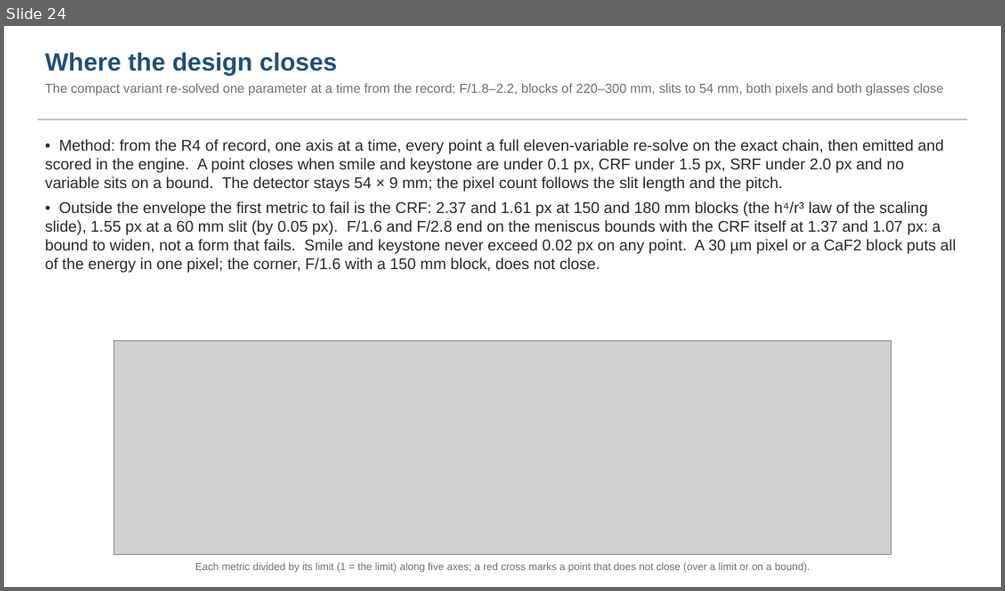
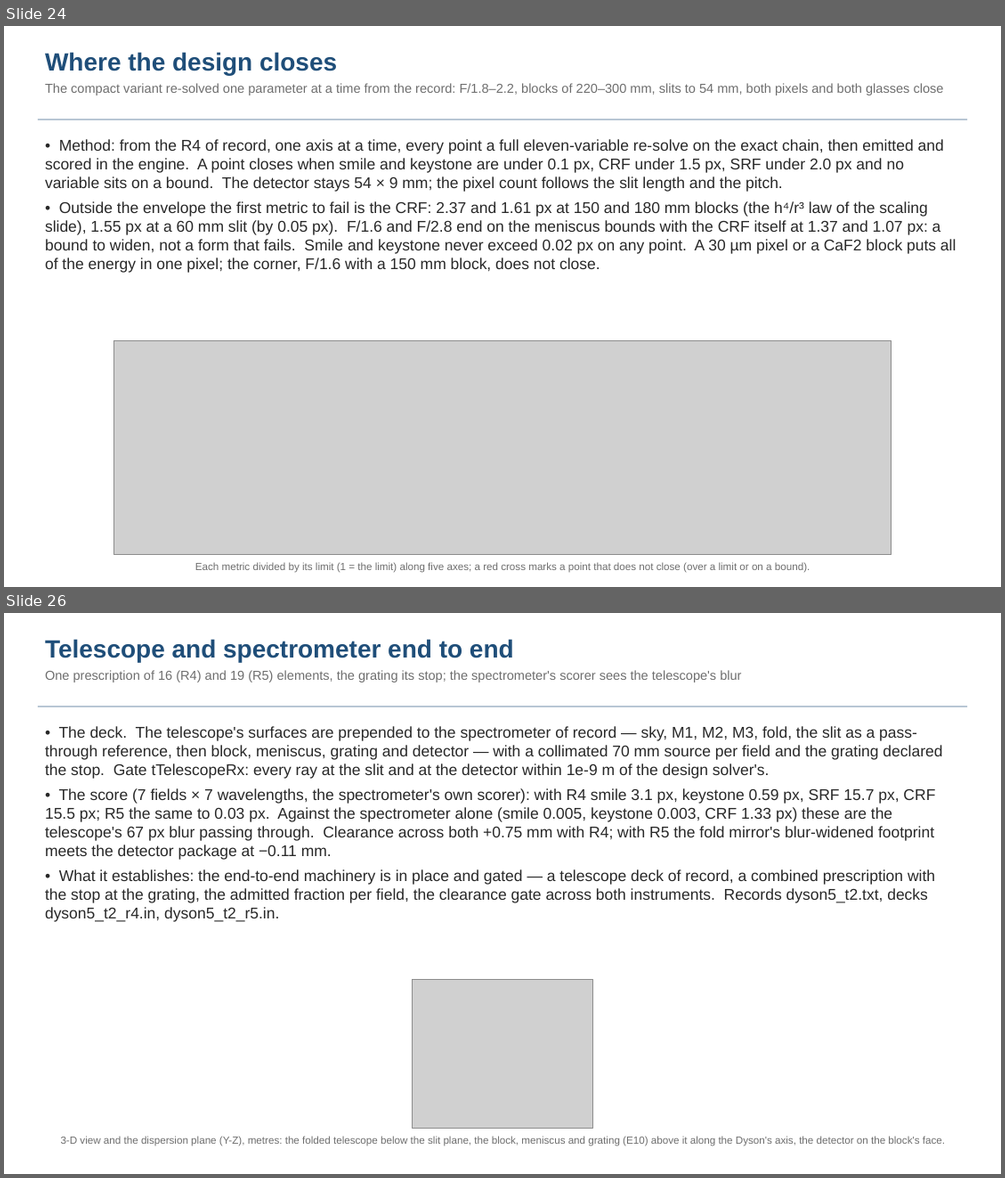
Before and after one commit to nasa-jpl/macos, a slide deck: demo_session/deck_dyson.pptx. Shown one above the other, each under a label of ours: slide 24 before the commit, slides 24 and 26 after it; the slides between them are not shown. The pictures are 1005x591 and 1005x1178 pixels, drawn with LibreOffice and Linux fonts; fonts in the diff are those of the drawing; grey boxes stand for pictures. Boxes give left, top, right and bottom in pixels: in the first picture for what was removed or moved away, otherwise in the second. Text is boxed around its words. In the diff, an @@ line names an element or a change of style, - is before the commit and + after.

```diff
--- a/demo_session/deck_dyson.pptx
+++ b/demo_session/deck_dyson.pptx
@@ slide 26 added at bbox=[4, 613, 1001, 1174], background #FFFFFF @@
@@ text added at bbox=[45, 639, 741, 682], 12.5 pt, text #6E6E6E @@
+Telescope and spectrometer end to end
+One prescription of 16 (R4) and 19 (R5) elements, the grating its stop; the spectrometer's scorer sees the telescope's blur
@@ rectangle added at bbox=[38, 706, 967, 707], fill #B8C6D4 @@
@@ text added at bbox=[45, 726, 942, 922], 15 pt, text #282828 @@
+• The deck. The telescope's surfaces are prepended to the spectrometer of record — sky, M1, M2, M3, fold, the slit as a pass-through reference, then block, meniscus, grating and detector — with a collimated 70 mm source per field and the grating declared the stop. Gate tTelescopeRx: every ray at the slit and at the detector within 1e-9 m of the design solver's.
+• The score (7 fields × 7 wavelengths, the spectrometer's own scorer): with R4 smile 3.1 px, keystone 0.59 px, SRF 15.7 px, CRF 15.5 px; R5 the same to 0.03 px. Against the spectrometer alone (smile 0.005, keystone 0.003, CRF 1.33 px) these are the telescope's 67 px blur passing through. Clearance across both +0.75 mm with R4; with R5 the fold mirror's blur-widened footprint meets the detector package at −0.11 mm.
+• What it establishes: the end-to-end machinery is in place and gated — a telescope deck of record, a combined prescription with the stop at the grating, the admitted fraction per field, the clearance gate across both instruments. Records dyson5_t2.txt, decks dyson5_t2_r4.in, dyson5_t2_r5.in.
@@ picture added at bbox=[413, 980, 592, 1128] @@
@@ text added at bbox=[61, 1135, 945, 1146], 10 pt, text #6E6E6E @@
+3-D view and the dispersion plane (Y-Z), metres: the folded telescope below the slit plane, the block, meniscus and grating (E10) above it along the Dyson's axis, the detector on the block's face.
```
Also in this commit, not shown: 2 slides changed, 1 other slide added, 12 other files.
